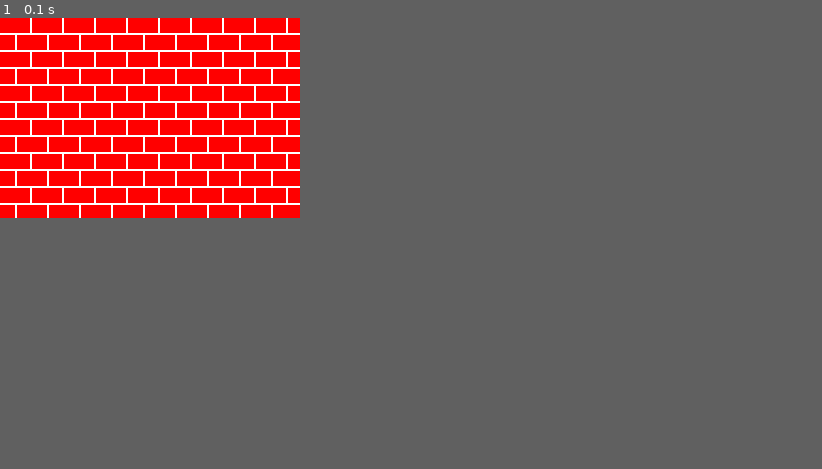
Above: before the commit, frame 1.
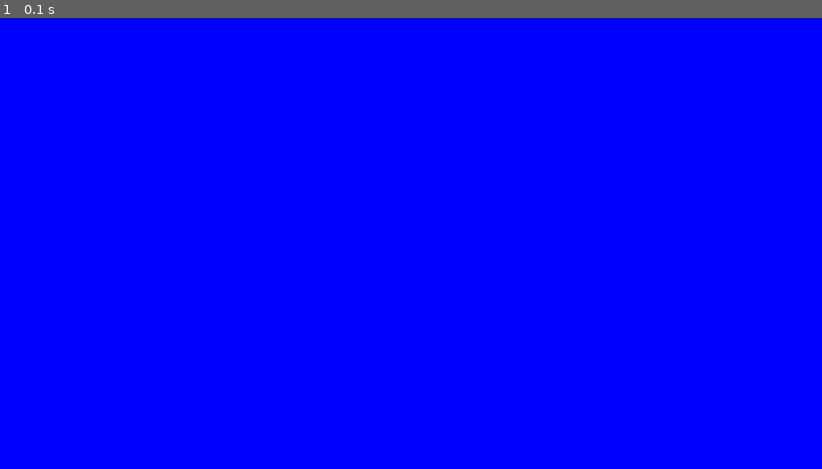
Above: after the commit, the same moment.

Repository: IvanGrigorjev/PyGame2
Game: pygame game, started from Жёлтый круг.py
Same seed, same stepped clock (60 frames per second), same inputs: the game is played once before the commit and once after it.
Inputs:
- Up to frame 1 (0.1 s): no input
In our replay, the window is 300x200 before the commit and 822x451 after it. These sizes can differ from the game's own. Grey fills any space a smaller window leaves; there, only what the larger window draws over its background counts as a difference.

The runs differ from the first frame. In frame 1, 16% of the frame differs, in the area x 0-37%, y 0-45%.

Commit message:
solved 6 problems

Diff:
--- a/main.py
+++ b/main.py
@@ -1,16 +1,23 @@
-# This is a sample Python script.
+import pygame
 
-# Press Shift+F10 to execute it or replace it with your code.
-# Press Double Shift to search everywhere for classes, files, tool windows, actions, and settings.
+if __name__ == '__main__':
+    pygame.init()
+    pygame.display.set_caption('Движущийся круг 2')
+    size = width, height = 800, 400
+    screen = pygame.display.set_mode(size)
 
-
-def print_hi(name):
-    # Use a breakpoint in the code line below to debug your script.
-    print(f'Hi, {name}')  # Press Ctrl+F8 to toggle the breakpoint.
-
-
-# Press the green button in the gutter to run the script.
-if __name__ == '__main__':
-    print_hi('PyCharm')
-
-# See PyCharm help at https://www.jetbrains.com/help/pycharm/
+    running = True
+    x_pos = 0
+    v = 50  # пикселей в секунду
+    fps = 90
+    clock = pygame.time.Clock()
+    while running:
+        for event in pygame.event.get():
+            if event.type == pygame.QUIT:
+                running = False
+        # screen.fill((0, 0, 0))
+        pygame.draw.circle(screen, (255, 0, 0), (int(x_pos), 200), 20)
+        x_pos += v / fps
+        clock.tick(fps)
+        pygame.display.flip()
+    pygame.quit()
--- /dev/null
+++ b/Вентилятор.py
@@ -0,0 +1,60 @@
+import math
+
+import pygame
+
+if __name__ == '__main__':
+    pygame.init()
+    size = width, height = 201, 201
+    screen = pygame.display.set_mode(size)
+    pygame.display.set_caption('Вентилятор')
+    screen.fill('black')
+
+    clock = pygame.time.Clock()
+    fps = 30
+    rotetion_angle = 0
+    speed = 0
+    r = 10
+    a = 70
+    angle = math.radians(30)
+    osnovanie = math.sqrt(2 * (a ** 2) - (2 * a ** 2 * math.cos(angle)))
+    coords = [
+    [(101, 101), (101 + osnovanie / 2, 101 - a), (101 - osnovanie / 2, 101 - a)],
+    [(101, 101), (171, 121), ((101 + osnovanie / 2) + 35, 150)],
+    [(101, 101), (101 - 70, 121), ((101 - osnovanie / 2) - 35, 150)]
+]
+
+color = pygame.Color('white')
+
+screen2 = pygame.Surface((201, 201), pygame.SRCALPHA)
+pygame.draw.circle(screen2, color, (101, 101), center_radius)
+pygame.draw.polygon(screen2, color, coords[0])
+pygame.draw.polygon(screen2, color, coords[1])
+pygame.draw.polygon(screen2, color, coords[2])
+
+    running = True
+while running:
+    screen.fill(pygame.Color('black'))
+
+    for event in pygame.event.get():
+        if event.type == pygame.QUIT:
+            running = False
+
+        if event.type == pygame.MOUSEBUTTONDOWN:
+            if event.button == 1:
+                rotation_speed -= 1
+            elif event.button == 3:
+                rotation_speed += 1
+
+        if event.type == pygame.MOUSEBUTTONUP:
+            pass
+
+    transform_angle += rotation_speed
+
+    rotated_surface = pygame.transform.rotate(screen2, transform_angle)
+    rect = rotated_surface.get_rect(center=(101, 101))
+    screen.blit(rotated_surface, rect)
+
+    pygame.display.flip()
+    clock.tick(fps)
+
+pygame.quit()
--- a/Жёлтый круг.py
+++ b/Жёлтый круг.py
@@ -1,22 +1,39 @@
+from random import randint
+
 import pygame
 
-pygame.init()
-size = width, height = 300, 200
-screen = pygame.display.set_mode(size)
-screen.fill("white")
+if __name__ == '__main__':
+    pygame.init()
+    pygame.display.set_caption('Жёлтый круг')
+    size = width, height = randint(200, 1024), randint(200, 768)
+    screen = pygame.display.set_mode(size)
+    screen.fill('blue')
 
-color = pygame.Color("red")
-brick = (30, 15)
-shift = 15
-clearance = 2
+    running = True
+    x_pos = 0
+    y_pos = 0
+    color_circle = pygame.Color('yellow')
+    r = 0
+    v = 10
+    fps = 30
+    clock = pygame.time.Clock()
+    drawing = False
 
-for i in range(0, size[1], brick[1] + clearance):
-    for j in range(0, size[0], brick[0] + clearance):
-        if i % 2 != 0:
-            j -= shift
-        pygame.draw.rect(screen, color, (j, i, brick[0], brick[1]))
+    while running:
+        for event in pygame.event.get():
+            if event.type == pygame.QUIT:
+                running = False
+            if event.type == pygame.MOUSEBUTTONDOWN:
+                screen.fill('blue')
+                x_pos, y_pos = event.pos
+                if drawing:
+                    r = 0
+                else:
+                    drawing = True
+        if drawing:
+            pygame.draw.circle(screen, color_circle, (x_pos, y_pos), r)
+            r += v / fps
+            clock.tick(fps)
 
-pygame.display.flip()
-while pygame.event.wait().type != pygame.QUIT:
-    pass
-pygame.quit()
+        pygame.display.flip()
+    pygame.quit()
--- /dev/null
+++ b/К щелчку.py
@@ -0,0 +1,37 @@
+import pygame
+
+size = width, height = 501, 501
+screen = pygame.display.set_mode(size)
+screen.fill('black')
+
+x, y = 251, 251
+x_new, y_new = x, y
+color_ball = pygame.Color('red')
+fps = 60
+clock = pygame.time.Clock()
+
+running = True
+
+while running:
+
+    for event in pygame.event.get():
+        if event.type == pygame.MOUSEBUTTONDOWN:
+            x_new, y_new = event.pos
+        if event.type == pygame.QUIT:
+            running = False
+
+    screen.fill('black')
+    pygame.draw.circle(screen, color_ball, (x, y), 20)
+
+    if x_new > x:
+        x += 1
+    elif x_new < x:
+        x -= 1
+    if y_new > y:
+        y += 1
+    elif y_new < y:
+        y -= 1
+
+    clock.tick(fps)
+    pygame.display.flip()
+pygame.quit()
--- /dev/null
+++ b/Перетаскивание.py
@@ -0,0 +1,39 @@
+from random import randint
+
+import pygame
+
+if __name__ == '__main__':
+    pygame.init()
+    pygame.display.set_caption('Перетаскивание')
+    size = width, height = 300, 300
+    screen = pygame.display.set_mode(size)
+    screen2 = pygame.Surface(screen.get_size())
+    screen.fill('black')
+
+    color_rect = pygame.Color('green')
+    a = 100
+    rect_x, rect_y = 0, 0
+    d_x, d_y = 0, 0
+
+    move = False
+    running = True
+
+    while running:
+        for event in pygame.event.get():
+            if event.type == pygame.QUIT:
+                running = False
+            if event.type == pygame.MOUSEBUTTONDOWN and event.button == 1:
+                if rect_x <= event.pos[0] <= rect_x + a and rect_y <= event.pos[1] <= rect_y + a:
+                    move = True
+            if event.type == pygame.MOUSEMOTION:
+                if move:
+                    d_x, d_y = event.rel
+                    rect_x, rect_y = rect_x + d_x, rect_y + d_y
+            if event.type == pygame.MOUSEBUTTONUP and event.button == 1:
+                move = False
+
+        pygame.draw.rect(screen, color_rect, (rect_x, rect_y, a, a), 0)
+
+        pygame.display.flip()
+        screen.fill('black')
+    pygame.quit()
--- /dev/null
+++ b/Шарики.py
@@ -0,0 +1,55 @@
+import pygame
+
+WINDOW_SIZE = WINDOW_width, WINDOW_height = 800, 600
+FPS = 60
+
+
+class Balloon:
+    def __init__(self, x, y):
+        self.r = 10
+        self.v_x = 100
+        self.v_y = 100
+        self.ball_color = pygame.Color('white')
+        self.x = x
+        self.y = y
+        self.clock = pygame.time.Clock()
+
+    def render(self, screen):
+        pygame.draw.circle(screen, self.ball_color, (self.x, self.y), self.r)
+
+        self.x -= self.v_x / FPS
+        self.y -= self.v_y / FPS
+        if self.y < self.r or self.y > WINDOW_height - self.r:
+            self.v_y = -self.v_y
+        if self.x < self.r or self.x > WINDOW_width - self.r:
+            self.v_x = -self.v_x
+
+        self.clock.tick(FPS)
+
+
+def main():
+    pygame.init()
+    pygame.display.set_caption('Шарики')
+
+    screen = pygame.display.set_mode(WINDOW_SIZE)
+    screen.fill('black')
+    balls = []
+
+    running = True
+    while running:
+        for event in pygame.event.get():
+            if event.type == pygame.QUIT:
+                running = False
+            if event.type == pygame.MOUSEBUTTONDOWN and event.button == 1:
+                x, y = event.pos
+                balls.append(Balloon(x, y))
+        screen.fill('black')
+        for ball in balls:
+            ball.render(screen)
+
+        pygame.display.flip()
+    pygame.quit()
+
+
+if __name__ == '__main__':
+    main()
--- /dev/null
+++ b/Я слежу за тобой!.py
@@ -0,0 +1,27 @@
+import pygame
+
+if __name__ == '__main__':
+    pygame.init()
+    pygame.display.set_caption('Я слежу за тобой!')
+    size = width, height = 200, 200
+    screen = pygame.display.set_mode(size)
+    screen.fill('black')
+
+    k = 0
+    color_font = pygame.Color('red')
+
+    running = True
+
+    while running:
+        for event in pygame.event.get():
+            if event.type == pygame.QUIT:
+                running = False
+            if event.type == pygame.WINDOWEXPOSED:
+                k += 1
+
+        font = pygame.font.Font(None, 100)
+        text = font.render(str(k), 1, (255, 0, 0))
+        screen.blit(text, ((width - text.get_width()) // 2, (height - text.get_height()) // 2))
+        pygame.display.flip()
+        screen.fill('black')
+    pygame.quit()
